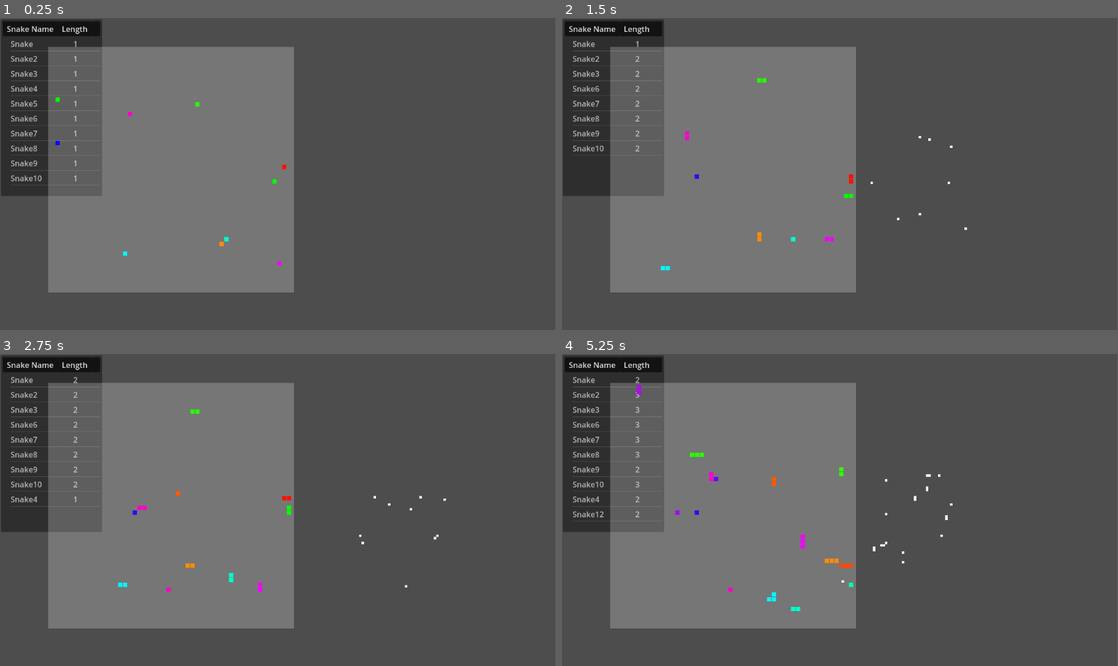
Above: before the commit, frames 1-4 (two rows, left to right).
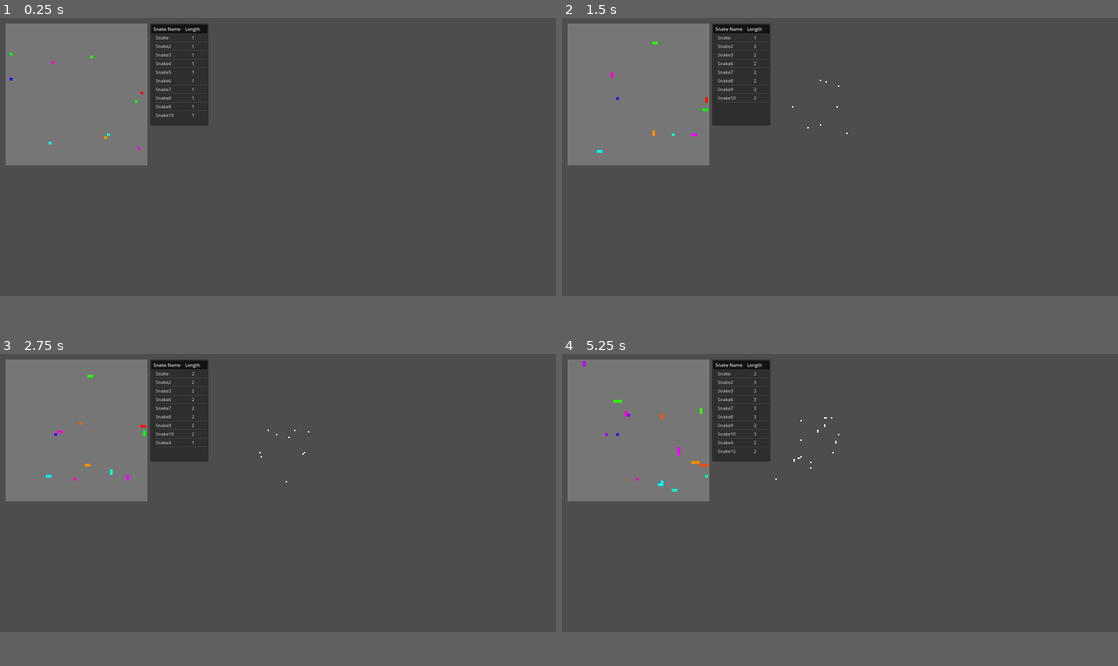
Above: after the commit, the same moments.

Repository: kwdChan/Snake-World
Game: Godot game, scene res://main.tscn
Two runs of this game, one before a commit and one after it. Both use one fixed random seed, a clock stepped at 60 frames per second and the inputs below.
Inputs:
- Up to frame 1 (0.25 s): no input
- Up to frame 2 (1.5 s): hold Right (ui_right) 0.53-1.28 s; hold Down (ui_down) from 1.28 s (still down)
- Up to frame 3 (2.75 s): release Down (ui_down) at 2.03 s; hold Right (ui_right) from 2.03 s (still down)
- Up to frame 4 (5.25 s): release Right (ui_right) at 2.78 s; hold Up (ui_up) 2.78-3.53 s; hold Left (ui_left) 3.53-5.03 s; hold Down (ui_down) from 5.03 s (still down)
In our replay, the window is 799x449 before the commit and 800x400 after it. These sizes can differ from the game's own. Grey fills any space a smaller window leaves; there, only what the larger window draws over its background counts as a difference.

The runs differ from the first frame. In frame 1, 34% of the frame differs, in the area x 0-53%, y 0-88%; in frame 2, 34%; in frame 3, 34%; in frame 4, 34%, in the area x 0-71%, y 0-88%.

Commit message:
small layout changes

Diff:
--- a/Vision.gd
+++ b/Vision.gd
@@ -1,5 +1,5 @@
 extends Node2D
-var _vision_offset_pix = Vector2(800, 300)
+var _vision_offset_pix = Vector2(0, 0)
 var _vision_grid_pix = 5
 var _grids_to_draw = []
 
--- a/main.tscn
+++ b/main.tscn
@@ -16,10 +16,10 @@
 
 [node name="SnakeTable" type="Tree" parent="."]
 layout_mode = 0
-offset_left = 2.0
-offset_top = 3.0
-offset_right = 212.0
-offset_bottom = 370.0
+offset_left = 540.0
+offset_top = 20.0
+offset_right = 750.0
+offset_bottom = 387.0
 columns = 3
 column_titles_visible = true
 allow_reselect = true
@@ -28,7 +28,8 @@
 script = ExtResource("2_4x04g")
 
 [node name="Env" parent="." instance=ExtResource("1_w022d")]
-position = Vector2(100, 60)
+position = Vector2(20, 20)
 
 [node name="Vision" type="Node2D" parent="."]
+position = Vector2(987, 277)
 script = ExtResource("2_7ybtq")
--- a/project.godot
+++ b/project.godot
@@ -19,6 +19,11 @@
 
 Types="*res://types.gd"
 
+[display]
+
+window/size/viewport_width=2000
+window/size/viewport_height=1000
+
 [rendering]
 
 renderer/rendering_method="gl_compatibility"
